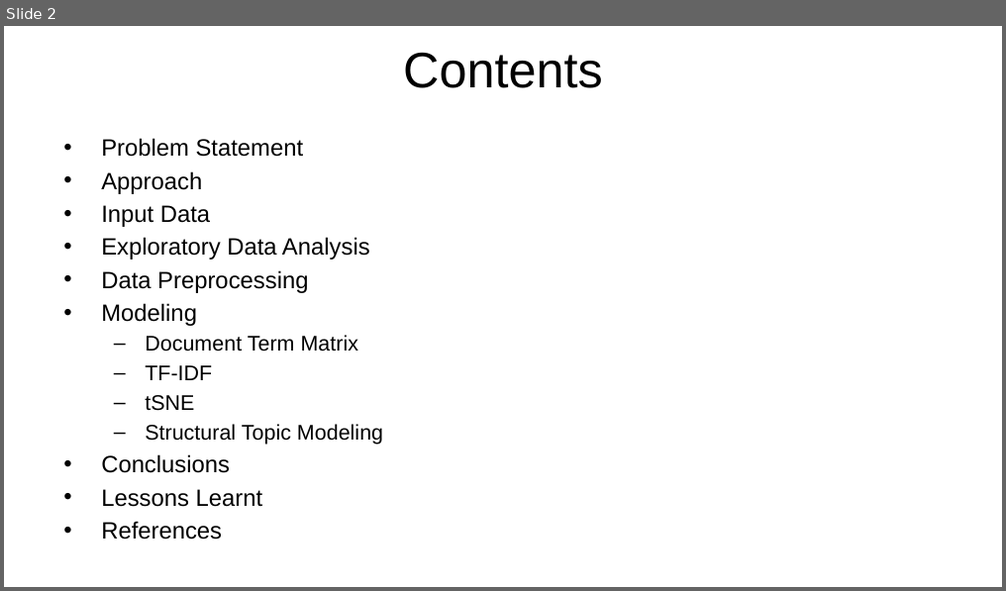
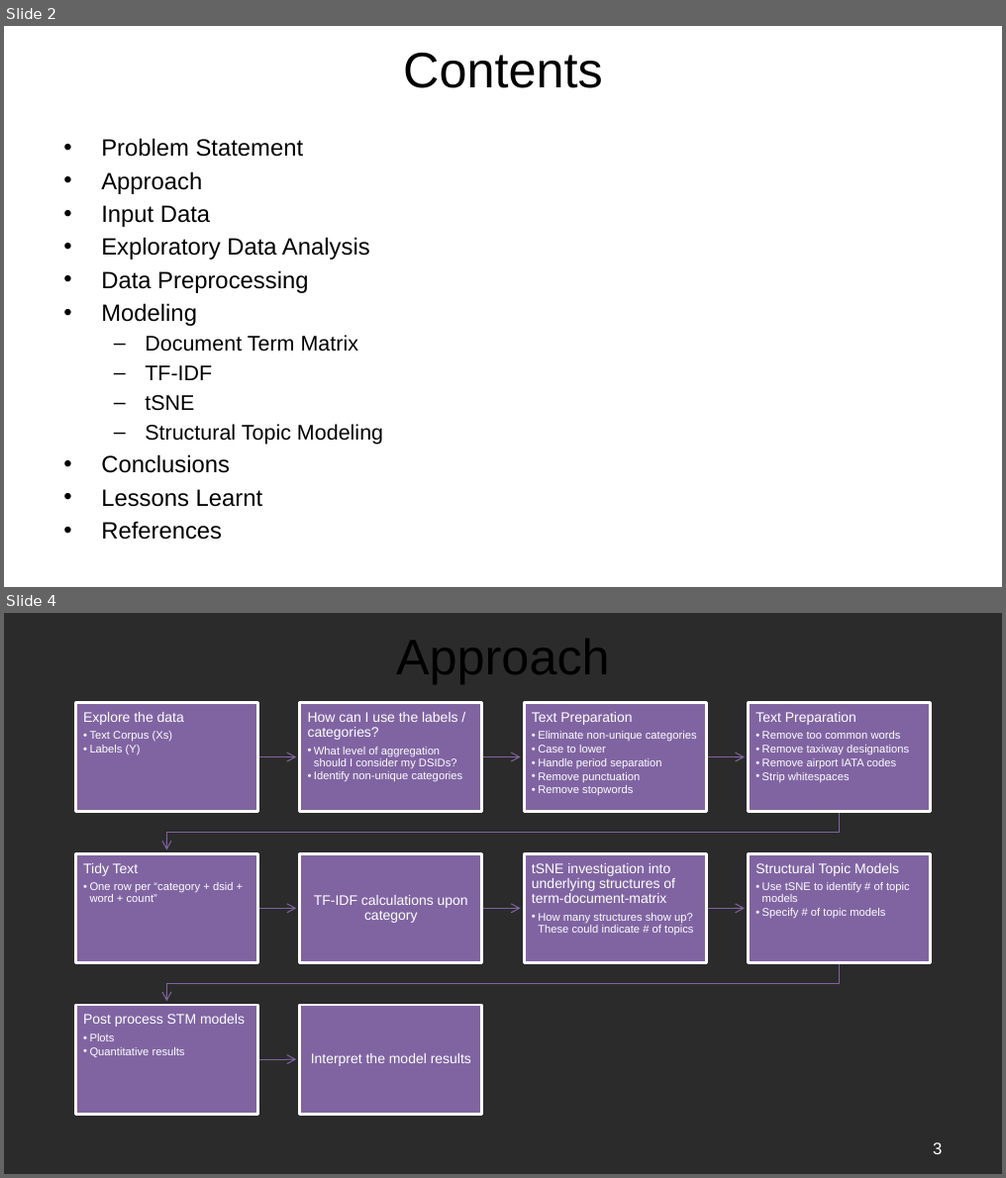
Before and after one commit to rsangole/453_TextAnalysis_FinalProject, a slide deck: reports/Final Report.pptx. Shown one above the other, each under a label of ours: slide 2 before the commit, slides 2 and 4 after it; the slides between them are not shown. The pictures are 1006x591 and 1006x1178 pixels, drawn with LibreOffice and Linux fonts; fonts in the diff are those of the drawing; background and template pictures are left out; a plain dark background stands for a picture behind light text. Boxes give left, top, right and bottom in pixels: in the first picture for what was removed or moved away, otherwise in the second. Text is boxed around its words. In the diff, an @@ line names an element or a change of style, - is before the commit and + after.

Commit message:
Overlap checker feature. tsne topic-number search. More report work.

```diff
--- a/reports/Final Report.pptx
+++ b/reports/Final Report.pptx
@@ slide 4 added at <box>4,613,1002,1174</box>, background picture (left out) @@
@@ title added at <box>396,639,610,684</box>, 36 pt, text #000000 @@
+Approach
@@ group added at <box>76,703,931,1115</box>: 10 rectangles, 10 texts, 9 freeform shapes @@
+Explore the data
+  •• Text Corpus (Xs)
+  •• Labels (Y)
+How can I use the labels / categories?
+  •• What level of aggregation should I consider my DSIDs?
+  •• Identify non-unique categories
+Text Preparation
+  •• Eliminate non-unique categories
+  •• Case to lower
+  •• Handle period separation
+  •• Remove punctuation
+  •• Remove stopwords
+Text Preparation
+  •• Remove too common words
+  •• Remove taxiway designations
+  •• Remove airport IATA codes
+  •• Strip whitespaces
+Tidy Text
+  •• One row per “category + dsid + word + count”
+TF-IDF calculations upon category
+tSNE investigation into underlying structures of term-document-matrix
+  •• How many structures show up? These could indicate # of topics
+Structural Topic Models
+  •• Use tSNE to identify # of topic models
+  •• Specify # of topic models
+Post process STM models
+  •• Plots
+  •• Quantitative results
+Interpret the model results
@@ page number added at <box>933,1143,942,1155</box>, 12 pt, text #FFFFFF @@
+3
```
Also in this commit, not shown: 3 slides changed, 9 other slides added, 6 slides removed, 5 other files.
